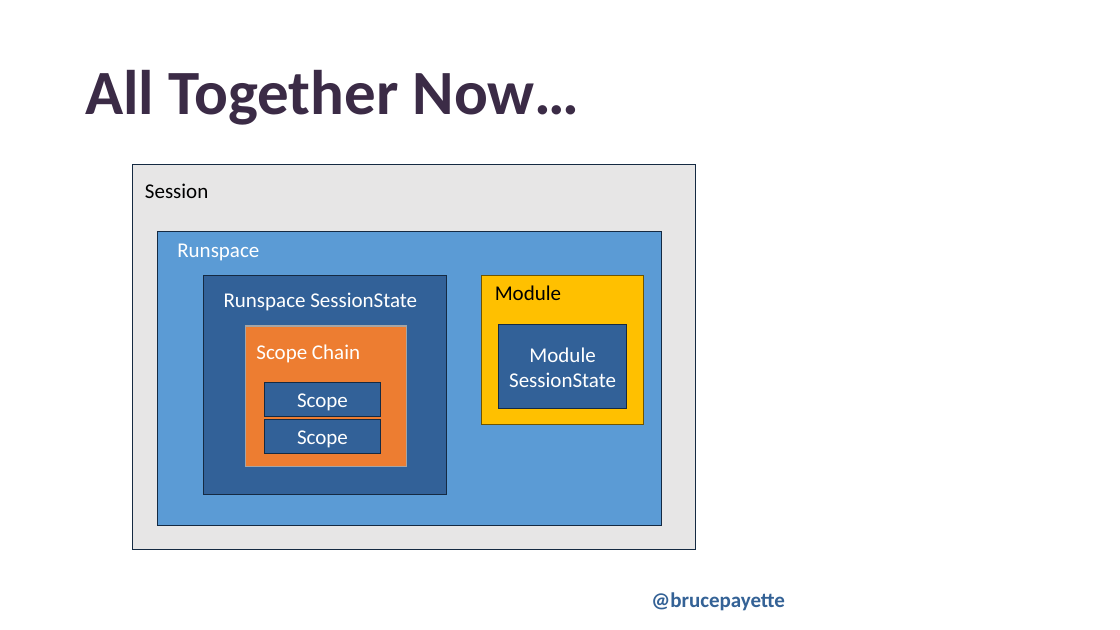
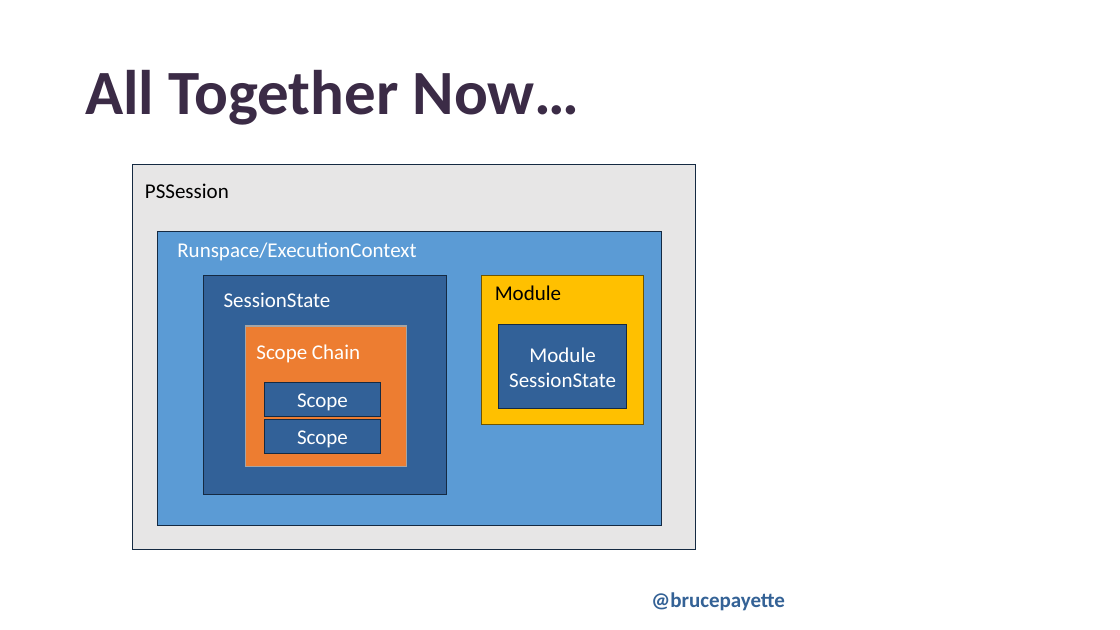
Before and after one commit to BrucePay/PSConfEU2024, a slide deck: slide 13 of payette_2024_closures.pptx (slide 11 before the commit). Drawn at 1120x630 pixels with LibreOffice and Linux fonts; fonts in the diff are those of the drawing; background and template pictures are left out. Boxes give left, top, right and bottom in pixels: in the first picture for what was removed or moved away, otherwise in the second. Text is boxed around its words. In the diff, an @@ line names an element or a change of style, - is before the commit and + after.

```diff
--- a/payette_2024_closures.pptx
+++ b/payette_2024_closures.pptx
@@ text at box(145, 183, 229, 198): text changed @@
-Session
+PSSession
@@ text at box(177, 242, 416, 261): text changed @@
-Runspace
+Runspace/ExecutionContext
@@ text at box(224, 292, 331, 307): text changed @@
-Runspace SessionState
+SessionState
```
Also in this commit, not shown: 5 other slides changed, 5 slides added, 1 slide removed, 1 other file.
